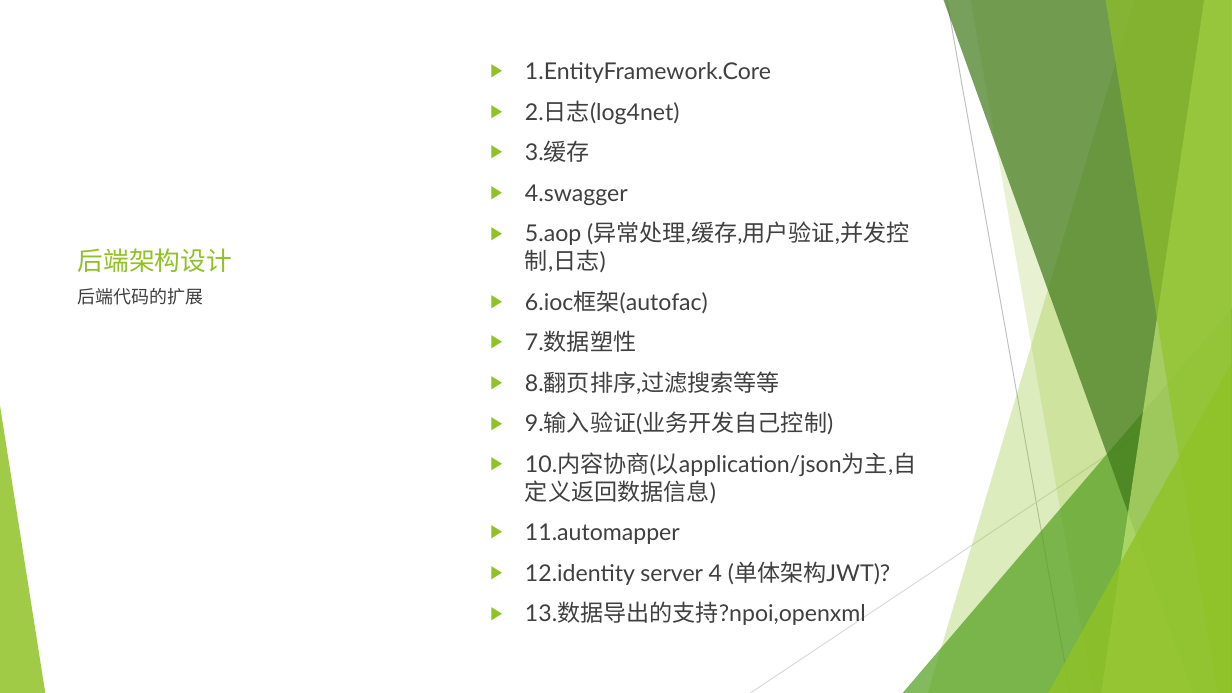
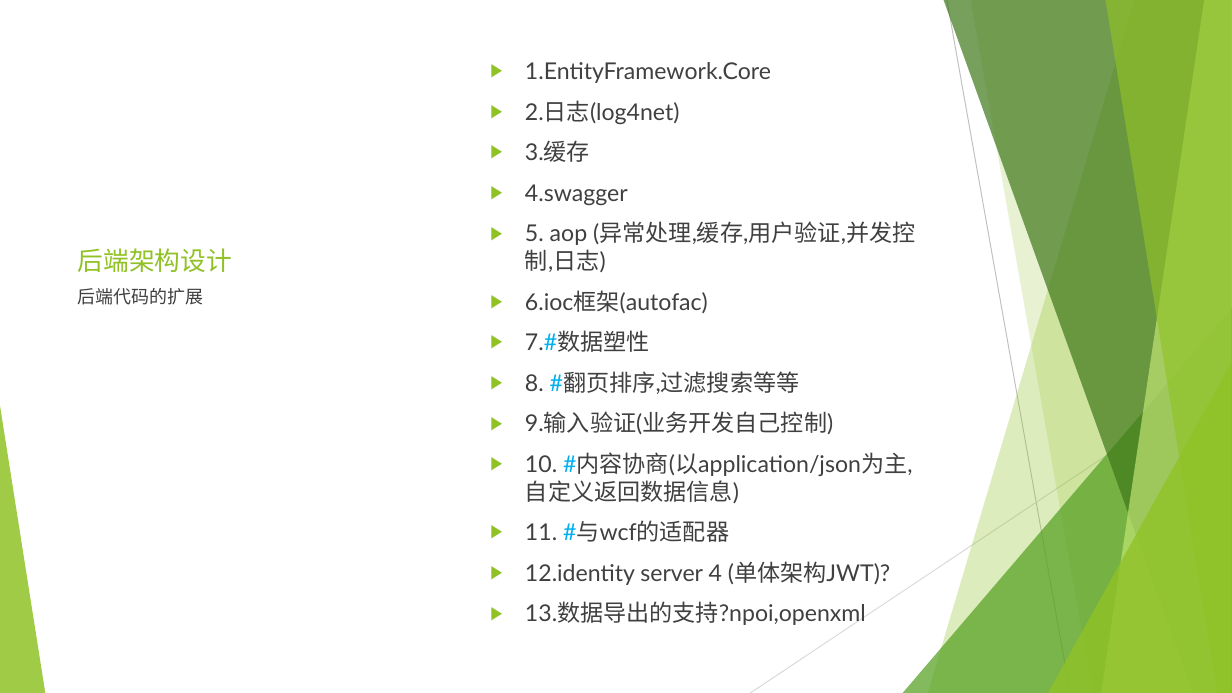
Before and after one commit to sun198986/Station, a slide deck: slide 4 of 后端设计.pptx. Drawn at 1232x693 pixels with LibreOffice and Linux fonts; fonts in the diff are those of the drawing. Boxes give left, top, right and bottom in pixels: in the first picture for what was removed or moved away, otherwise in the second. Text is boxed around its words. In the diff, an @@ line names an element or a change of style, - is before the commit and + after.

```diff
--- a/后端设计.pptx
+++ b/后端设计.pptx
@@ text at [525,221,915,272]: spaces changed @@
-▶ 5.aop (异常处理,缓存,用户验证,并发控制,日志)
+▶ 5. aop (异常处理,缓存,用户验证,并发控制,日志)
@@ text at [525,330,800,394]: text changed @@
-▶ 7.数据塑性
-▶ 8.翻页排序,过滤搜索等等
+▶ 7.#数据塑性
+▶ 8. #翻页排序,过滤搜索等等
@@ text at [525,452,912,542]: text changed @@
-▶ 10.内容协商(以application/json为主,自定义返回数据信息)
-▶ 11.automapper
+▶ 10. #内容协商(以application/json为主,自定义返回数据信息)
+▶ 11. #与wcf的适配器
```
Also in this commit, not shown: 1 slide added.
